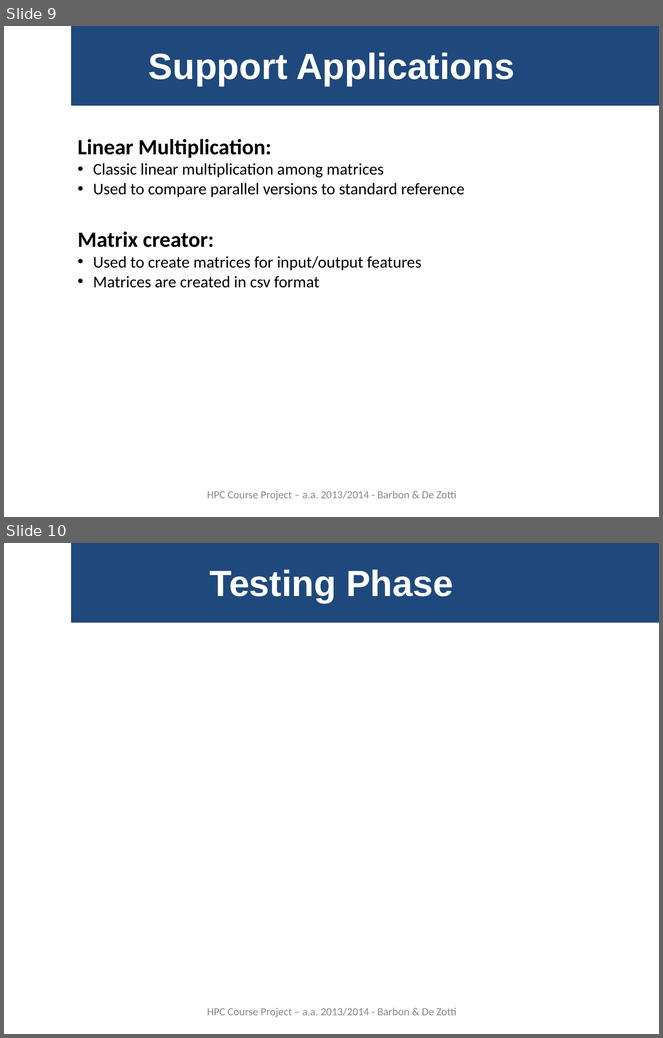
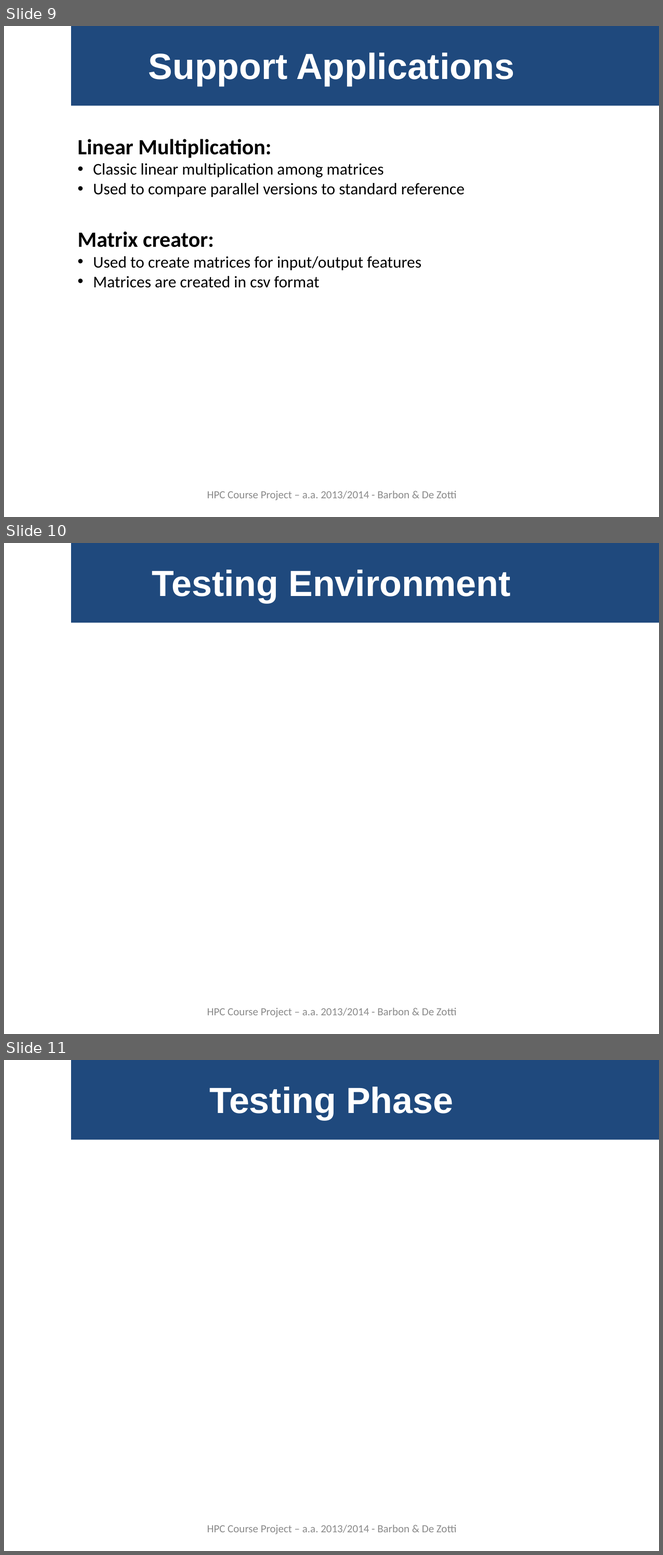
Before and after one commit to gbarbon/gbarbon_projects, a slide deck: hpc_clean/hpc_report/hpc_presentation_0.1.ppt. Shown one above the other, each under a label of ours: slides 9 and 10 before the commit, slides 9, 10 and 11 after it. The pictures are 663x1038 and 663x1555 pixels, drawn with LibreOffice and Linux fonts; fonts in the diff are those of the drawing. Boxes give left, top, right and bottom in pixels: in the first picture for what was removed or moved away, otherwise in the second. Text is boxed around its words. In the diff, an @@ line names an element or a change of style, - is before the commit and + after.

```diff
--- a/hpc_clean/hpc_report/hpc_presentation_0.1.ppt
+++ b/hpc_clean/hpc_report/hpc_presentation_0.1.ppt
@@ slide 10 added at (4,543,659,1034), background #FFFFFF @@
@@ rectangle added at (72,543,659,623), fill #1F497D @@
@@ title added at (152,570,511,603), 40 pt, text #FFFFFF, bold @@
+Testing Environment
@@ text added at (207,1008,457,1018), 12 pt, text #898989 @@
+HPC Course Project – a.a. 2013/2014 - Barbon & De Zotti
@@ what was slide 10 is now slide 11 @@
```
Also in this commit, not shown: 1 other file.
